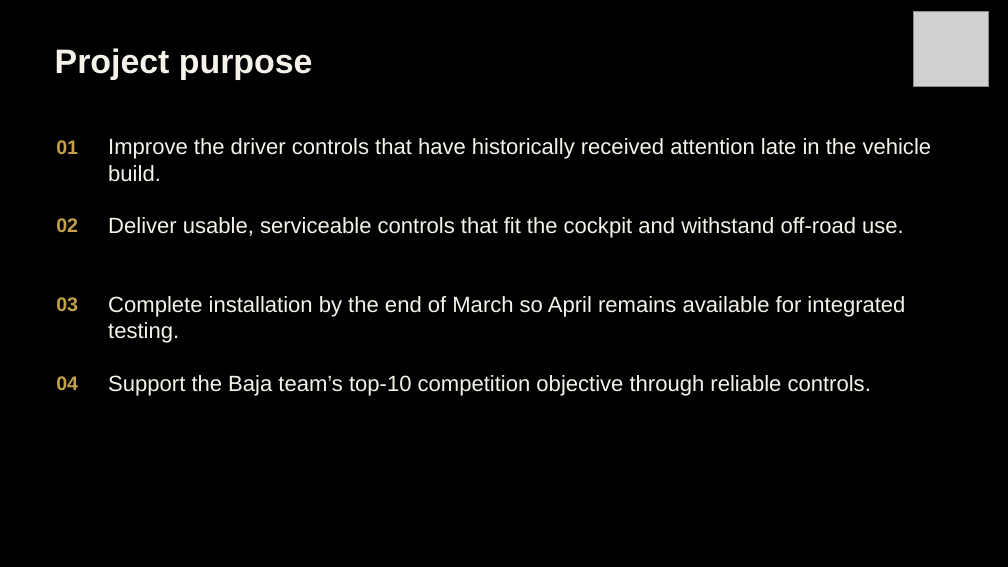
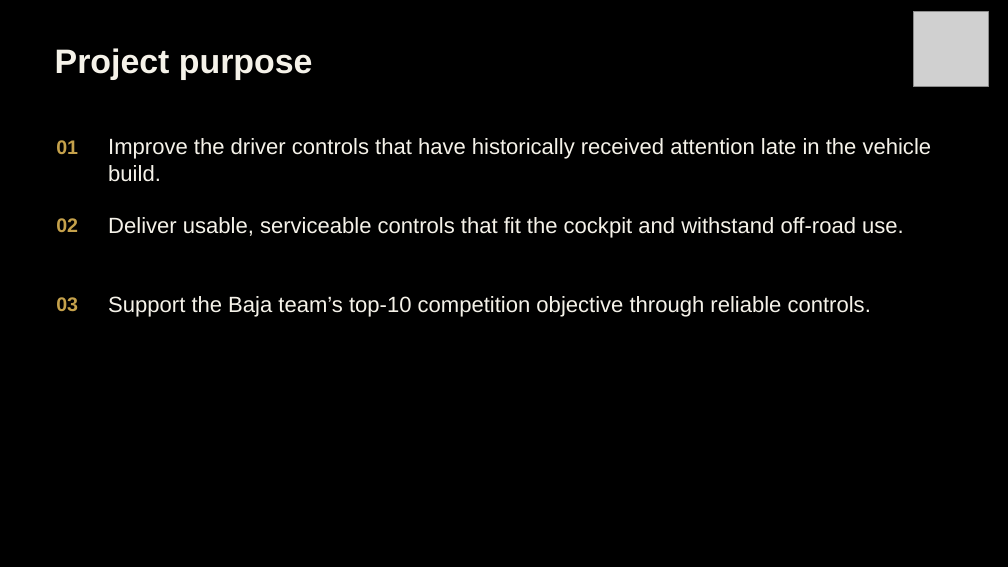
Before and after one commit to Polowater123/Aggie-Baja-Controls-The-A.B.C.-, a slide deck: slide 2 of PDR Draft.pptx (slide 3 before the commit). Drawn at 1008x567 pixels with LibreOffice and Linux fonts; fonts in the diff are those of the drawing; grey boxes stand for pictures. Boxes give left, top, right and bottom in pixels: in the first picture for what was removed or moved away, otherwise in the second. Text is boxed around its words. In the diff, an @@ line names an element or a change of style, - is before the commit and + after.

```diff
--- a/PDR Draft.pptx
+++ b/PDR Draft.pptx
@@ text "Support the Baja team’s top-10 ...": place and size @@
-text "Support the Baja team’s top-10 ..." at (108, 375, 871, 396)
+text "Support the Baja team’s top-10 ..." at (108, 296, 871, 317)
@@ text removed at (108, 296, 905, 343) @@
-Complete installation by the end of March so April remains available for integrated testing.
@@ text removed at (56, 376, 78, 390) @@
-04
```
Also in this commit, not shown: 4 other slides changed, 1 slide added, 2 slides removed.
